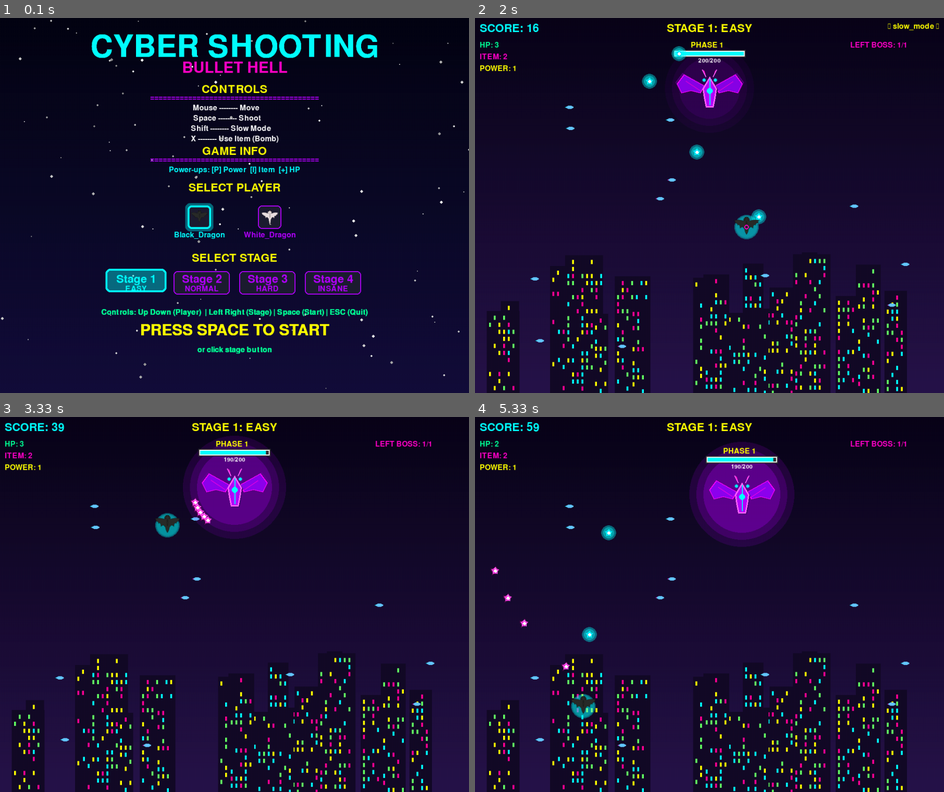
Above: before the commit, frames 1-4 (two rows, left to right).
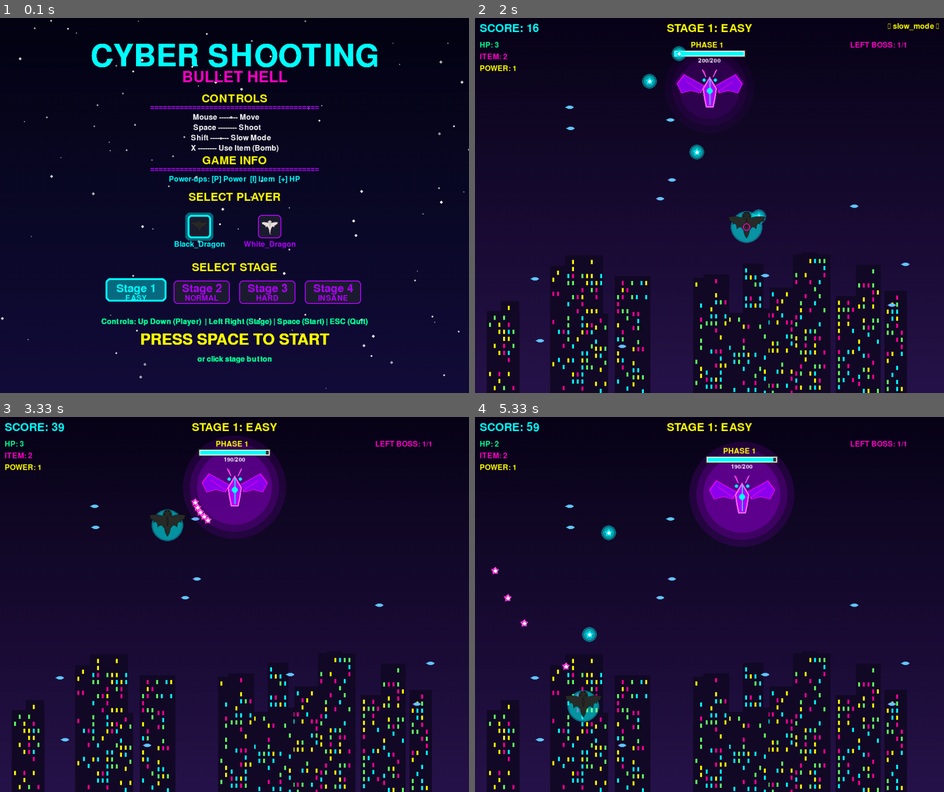
Above: after the commit, the same moments.

Repository: LeF-0213/MyPyGame
Game: pygame game, started from main.py
The game is run twice, just before and just after one commit, with the same random seed, the same clock (stepped at 60 frames per second) and the same inputs.
Inputs (mouse positions are in pixels of both pictures, inside the frame that each line leads up to):
- Up to frame 1 (0.1 s): no input
- Up to frame 2 (2 s): tap Space at 0.33, 0.67, 1.07, 1.37, 1.9 s; move the mouse to (756, 288) at 1.03 s; tap X at 1.15 s; click (765, 239) at 1.55 s; click (596, 130) at 1.92 s; tap Shift at 1.98 s
- Up to frame 3 (3.33 s): click (220, 540) at 2.22 s; click (159, 480) at 2.55 s; click (56, 522) at 2.88 s; click (332, 537) at 3.22 s
- Up to frame 4 (5.33 s): tap Space at 3.57, 3.87, 4.73, 5.03 s; click (573, 533) at 3.58 s; click (578, 645) at 4.05 s; click (639, 713) at 4.38 s; click (568, 743) at 4.75 s; click (615, 634) at 5.28 s

The runs differ from the first frame. In frame 1, 13% of the frame differs, in the area x 19-81%, y 4-93%; in frame 2, 0.3%; in frame 3, 0.3%; in frame 4, 0.3%.

Commit message:
plyaer_img size 변경

Diff:
--- a/src/entities/player.py
+++ b/src/entities/player.py
@@ -7,7 +7,7 @@
   def __init__(self, x, y, image, bullet_image):
     super().__init__(x, y)
     self.image = image
-    self.radius = 5           # 층돌 처리용 반지름
+    self.radius = 8           # 층돌 처리용 반지름
     self.hp = PLAYER_MAX_HP
     self.items = PLAYER_ITEM_COUNT
     self.shoot_cooldown = 0   # 연속 발사 제한용 타이머
@@ -81,7 +81,7 @@
       return
 
     for i in range(3, 0, -1):
-      glow_size = 20 + i * 2
+      glow_size = 28 + i * 2
       glow_surf = pygame.Surface((glow_size * 2, glow_size * 2), pygame.SRCALPHA)
       pygame.draw.circle(glow_surf, (*NEON_CYAN, 30 * i), (glow_size, glow_size), glow_size)
       screen.blit(glow_surf, (int(self.x - glow_size), int(self.y - glow_size)))
--- a/src/systems/title_screen.py
+++ b/src/systems/title_screen.py
@@ -67,13 +67,13 @@
       glow_surf = pygame.Surface((title_text.get_width() + i*10, title_text.get_height() + i*10), pygame.SRCALPHA)
       glow_text = self.title_font.render("CYBER SHOOTING", True, (*NEON_CYAN, pulse_alpha // (i*1)))
       glow_surf.blit(glow_text, (i*5, i*5))
-      self.screen.blit(glow_surf, (WIDTH//2 - title_text.get_width()//2 - i*5, 30 - i*5))
-
-    self.screen.blit(title_text, (WIDTH//2 - title_text.get_width()//2, 30))
-    self.screen.blit(subtitle_text, (WIDTH//2 - subtitle_text.get_width()//2, 90))
+      self.screen.blit(glow_surf, (WIDTH//2 - title_text.get_width()//2 - i*5, 50 - i*5))
+
+    self.screen.blit(title_text, (WIDTH//2 - title_text.get_width()//2, 50))
+    self.screen.blit(subtitle_text, (WIDTH//2 - subtitle_text.get_width()//2, 110))
 
     # === 플레이어 선택 ===
-    player_y = 350
+    player_y = 370
 
     player_title = self.menu_font.render("SELECT PLAYER", True, NEON_YELLOW)
     self.screen.blit(player_title, (WIDTH//2 - player_title.get_width()//2, player_y))
@@ -120,7 +120,7 @@
       self.screen.blit(name_text, (icon_x + icon_size//2 - name_text.get_width()//2, icon_y + icon_size + 5))
 
     # === 게임 설명 ===
-    y_offset = 140
+    y_offset = 160
 
     instructions = [
       "CONTROLS",
@@ -155,7 +155,7 @@
       self.screen.blit(text, (WIDTH//2 - text.get_width()//2, y_offset + i * 22))
 
     # === 스테이지 선택 ===
-    stage_y = HEIGHT - 300
+    stage_y = HEIGHT - 280
 
     stage_title = self.menu_font.render("SELECT STAGE", True, NEON_YELLOW)
     self.screen.blit(stage_title, (WIDTH//2 - stage_title.get_width()//2, stage_y))
@@ -214,12 +214,12 @@
       if int(self.pulse * 2) % 2 == 0:
         start_text = self.subtitle_font.render("PRESS SPACE TO START", True, NEON_YELLOW)
 
-        self.screen.blit(start_text, (WIDTH//2 - start_text.get_width()//2, HEIGHT - 150))
+        self.screen.blit(start_text, (WIDTH//2 - start_text.get_width()//2, HEIGHT - 130))
 
       # 마우스 클릭 안내
       mouse_text = self.small_font.render("or click stage button", True, NEON_GREEN)
 
-      self.screen.blit(mouse_text, (WIDTH//2 - mouse_text.get_width()//2, HEIGHT - 100))
+      self.screen.blit(mouse_text, (WIDTH//2 - mouse_text.get_width()//2, HEIGHT - 80))
 
   def handle_events(self, event):
     if event.type == pygame.KEYDOWN:
@@ -231,9 +231,9 @@
       elif event.key == pygame.K_RIGHT:
         self.selected_stage = min(4, self.selected_stage + 1)
       elif event.key == pygame.K_UP:
-        self.selected_player = min(1, self.selected_player - 1)
+        self.selected_player = (self.selected_player - 1) % len(self.player_images)
       elif event.key == pygame.K_DOWN:
-        self.selected_player = min(2, self.selected_player + 1)
+        self.selected_player = (self.selected_player + 1) % len(self.player_images)
       elif event.key == pygame.K_ESCAPE:
         return ("quit", None, None)
 
--- a/src/utils/constants.py
+++ b/src/utils/constants.py
@@ -18,7 +18,7 @@
 # 플레이어
 PLAYER_SPEED = 350
 PLAYER_SLOW_SPEED = 140
-PLAYER_HITBOX_RADIUS = 3
+PLAYER_HITBOX_RADIUS = 6
 PLAYER_SHOOT_COOLDOWN = 0.15  # 초당 약 6발
 PLAYER_MAX_HP = 3
 PLAYER_ITEM_COUNT = 3
Binary file changed: assets/images/player1.png
Binary file changed: assets/images/player2.png
